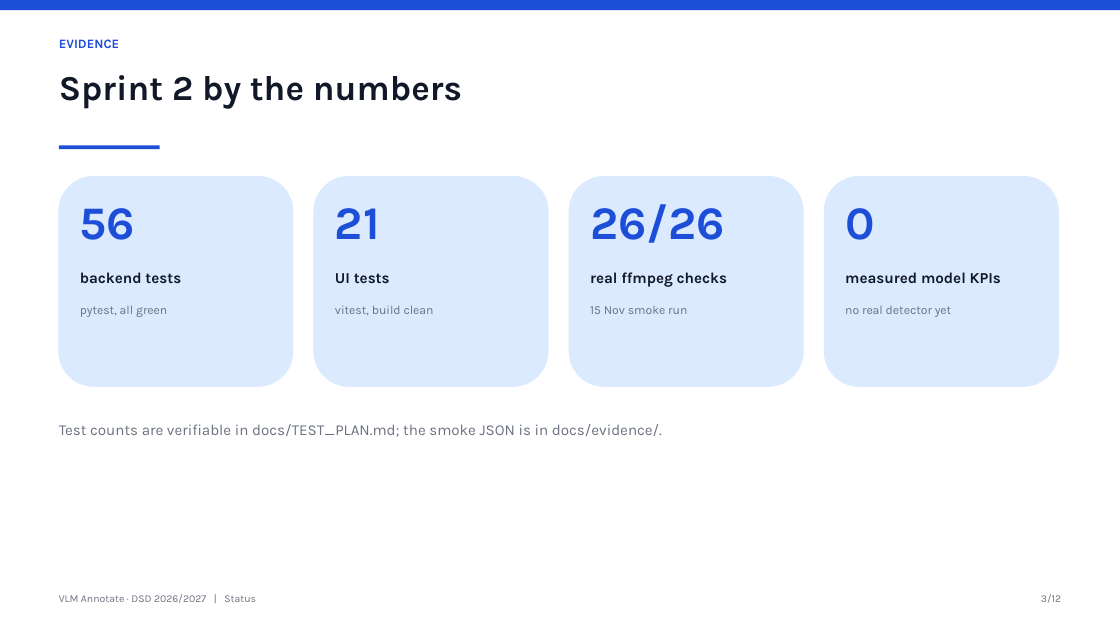
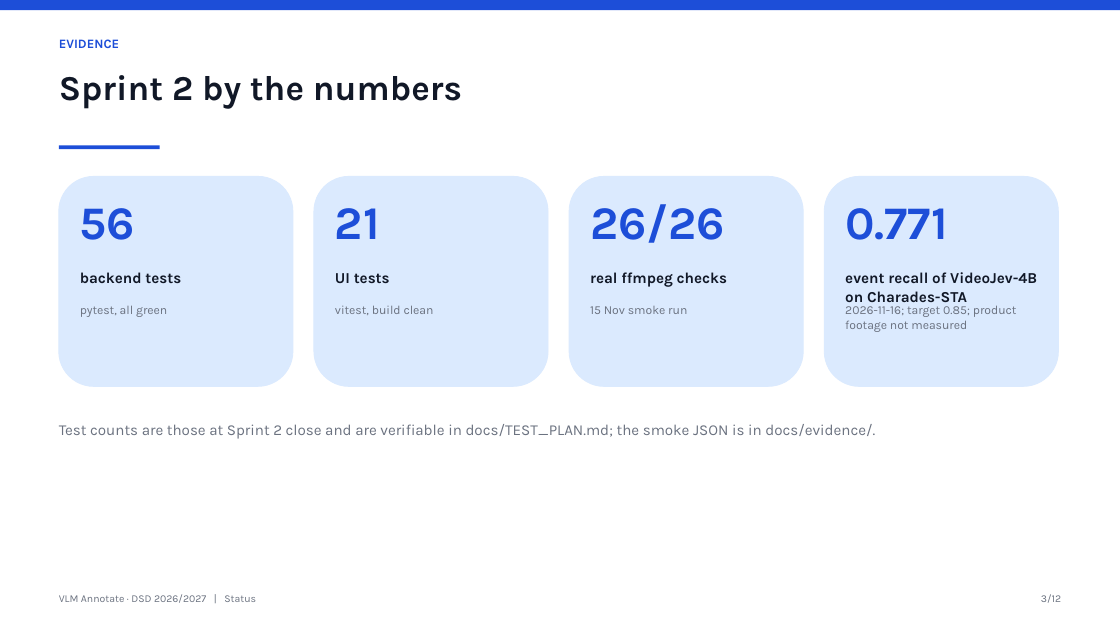
Before and after one commit to aslsumen/DSD---VLM-Annotate, a slide deck: slide 3 of presentations/03-status.pptx. Drawn at 1120x630 pixels with LibreOffice and Linux fonts; fonts in the diff are those of the drawing. Boxes give left, top, right and bottom in pixels: in the first picture for what was removed or moved away, otherwise in the second. Text is boxed around its words. In the diff, an @@ line names an element or a change of style, - is before the commit and + after.

Commit message:
docs: add min_event_score 0.5 Charades validation results, fix processing-time ratio, regenerate status deck
The earlier '1.3x video duration' was inverted: 22.6 s per ~30 s video is about 0.75x the duration.
Scan + refine (what the product adapter runs) is 0.66x at the new default.

```diff
--- a/presentations/03-status.pptx
+++ b/presentations/03-status.pptx
@@ text at [845, 208, 947, 240]: text changed @@
-0
+0.771
@@ text at [845, 272, 1037, 307]: text changed @@
-measured model KPIs
+event recall of VideoJev-4B on Charades-STA
@@ text at [845, 305, 1017, 332]: text changed @@
-no real detector yet
+2026-11-16; target 0.85; product footage not measured
@@ text at [59, 424, 875, 439]: text changed @@
-Test counts are verifiable in docs/TEST_PLAN.md; the smoke JSON is in docs/evidence/.
+Test counts are those at Sprint 2 close and are verifiable in docs/TEST_PLAN.md; the smoke JSON is in docs/evidence/.
```
Also in this commit, not shown: 7 other slides changed, 12 other files.
